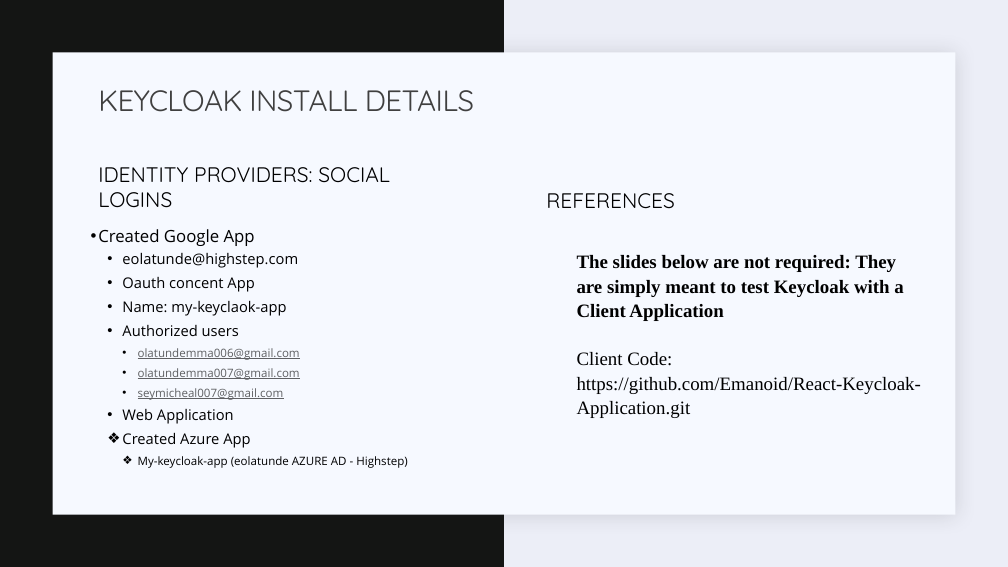
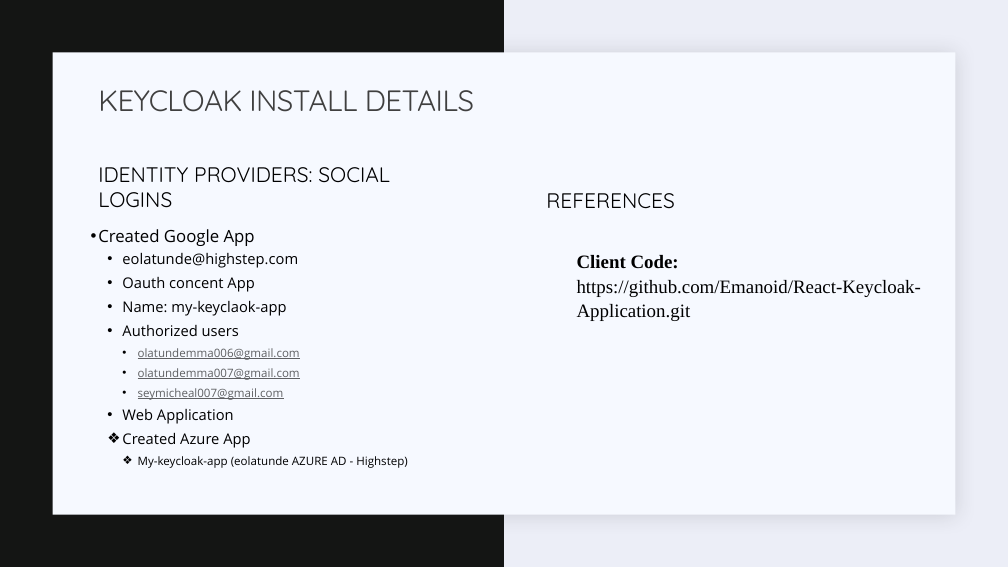
Before and after one commit to Emanoid/React-Keycloak-Application, a slide deck: slide 10 of Keycloak ConfigurationsTest.pptx (slide 11 before the commit). Drawn at 1008x567 pixels with LibreOffice and Linux fonts; fonts in the diff are those of the drawing. Boxes give left, top, right and bottom in pixels: in the first picture for what was removed or moved away, otherwise in the second. Text is boxed around its words. In the diff, an @@ line names an element or a change of style, - is before the commit and + after.

```diff
--- a/Keycloak ConfigurationsTest.pptx
+++ b/Keycloak ConfigurationsTest.pptx
@@ text "Client Code: https://github.com/Emanoid/React-Keycloak-Appli ..." at (577,255,921,321): bold on in "Client Code:" @@
@@ text at (577,255,903,321): paragraph removed @@
-  The slides below are not required: They are simply meant to test Keycloak with a Client Application
```
Also in this commit, not shown: 2 other slides changed, 1 slide added, 3 slides removed.
